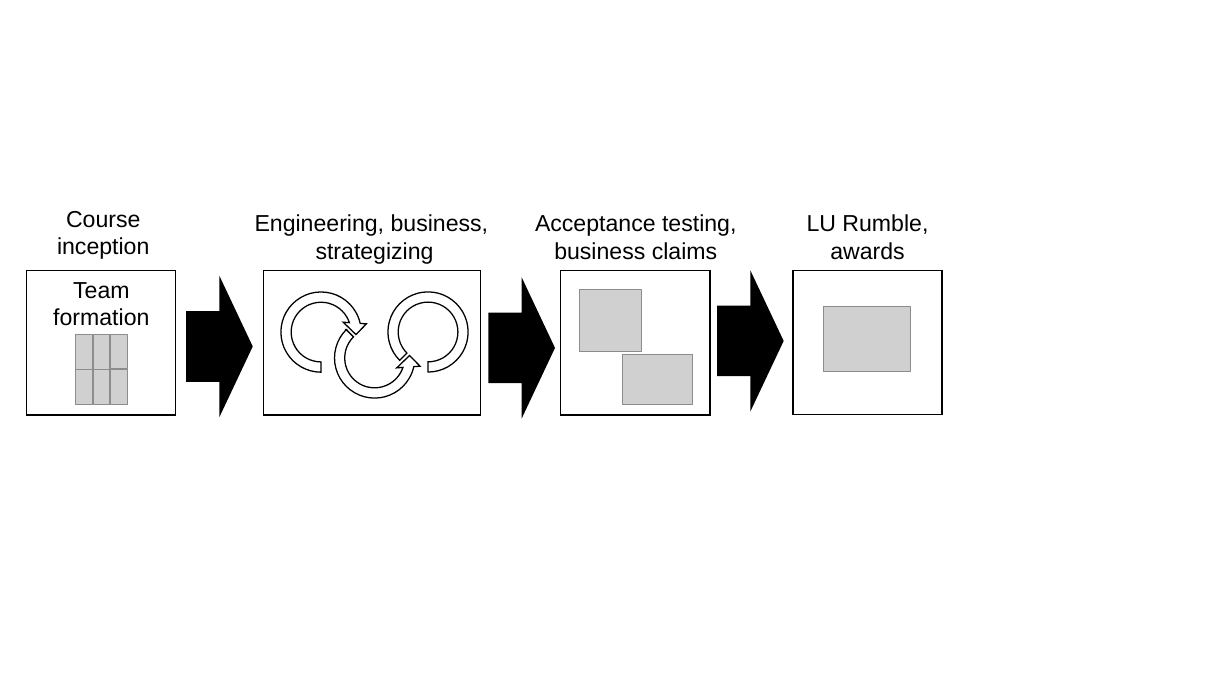
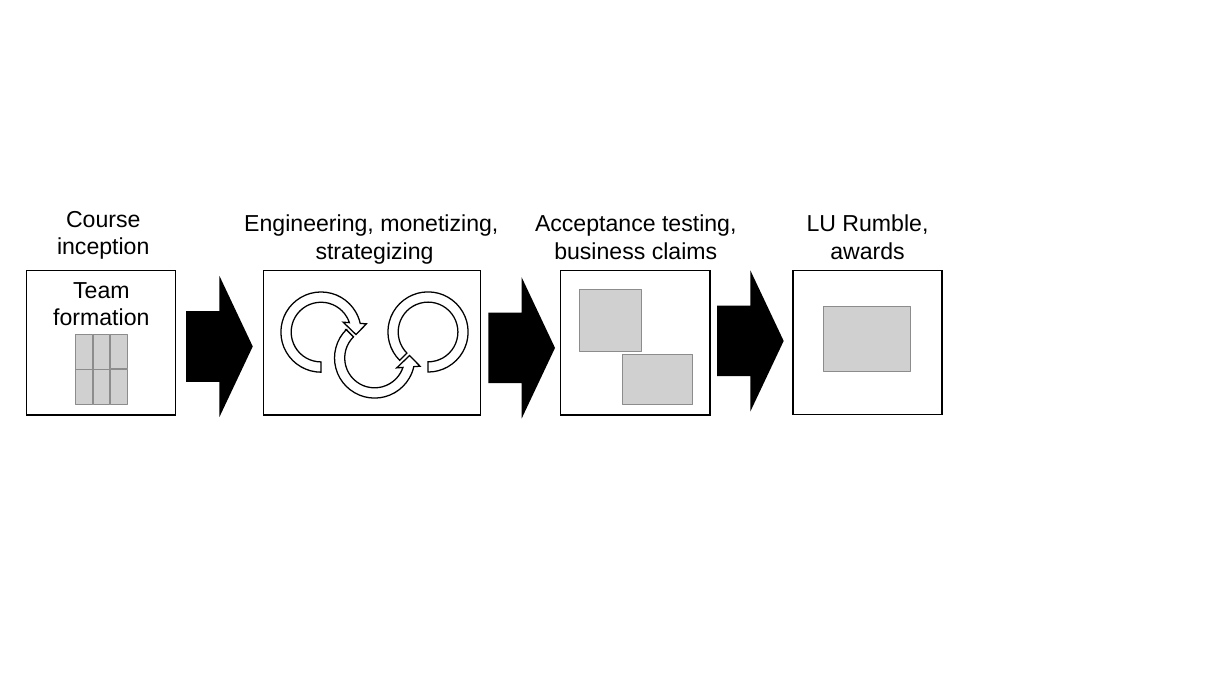
Before and after one commit to lunduniversity/introsofteng, a slide deck: slide 2 of project/rumble/etsa02_figures.pptx. Drawn at 1232x693 pixels with LibreOffice and Linux fonts; fonts in the diff are those of the drawing; grey boxes stand for pictures. Boxes give left, top, right and bottom in pixels: in the first picture for what was removed or moved away, otherwise in the second. Text is boxed around its words. In the diff, an @@ line names an element or a change of style, - is before the commit and + after.

```diff
--- a/project/rumble/etsa02_figures.pptx
+++ b/project/rumble/etsa02_figures.pptx
@@ text "Engineering, monetizing,": place and size @@
-text "Engineering, monetizing," at <box>255,214,489,264</box>
+text "Engineering, monetizing," at <box>244,214,498,264</box>
@@ text at <box>244,214,498,236</box>: text changed @@
-Engineering, business,
+Engineering, monetizing,
```
Also in this commit, not shown: 2 other files.
